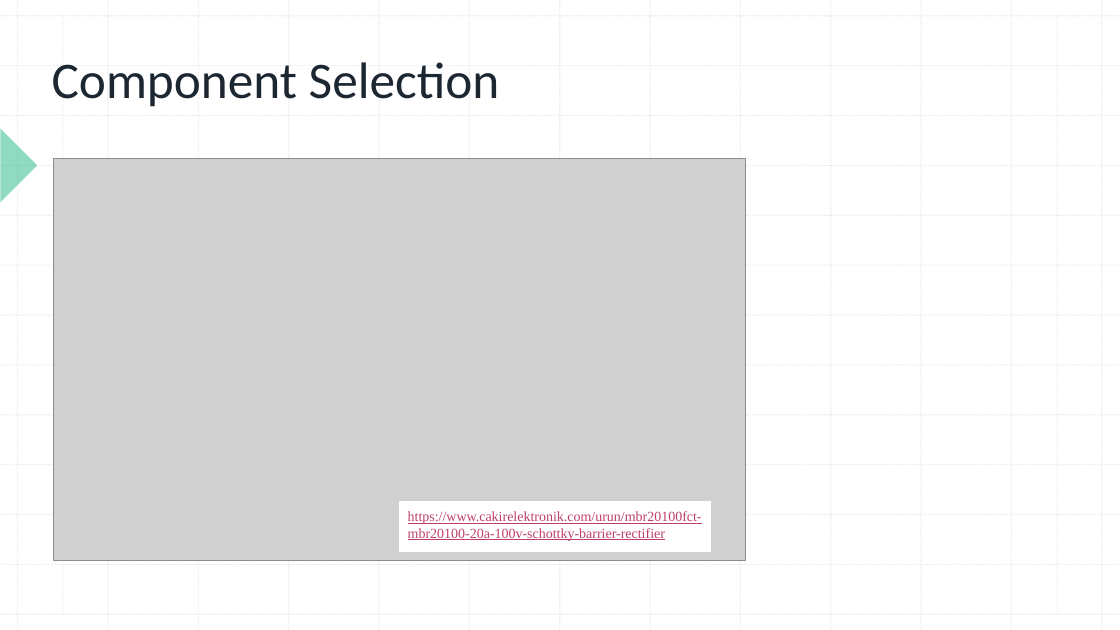
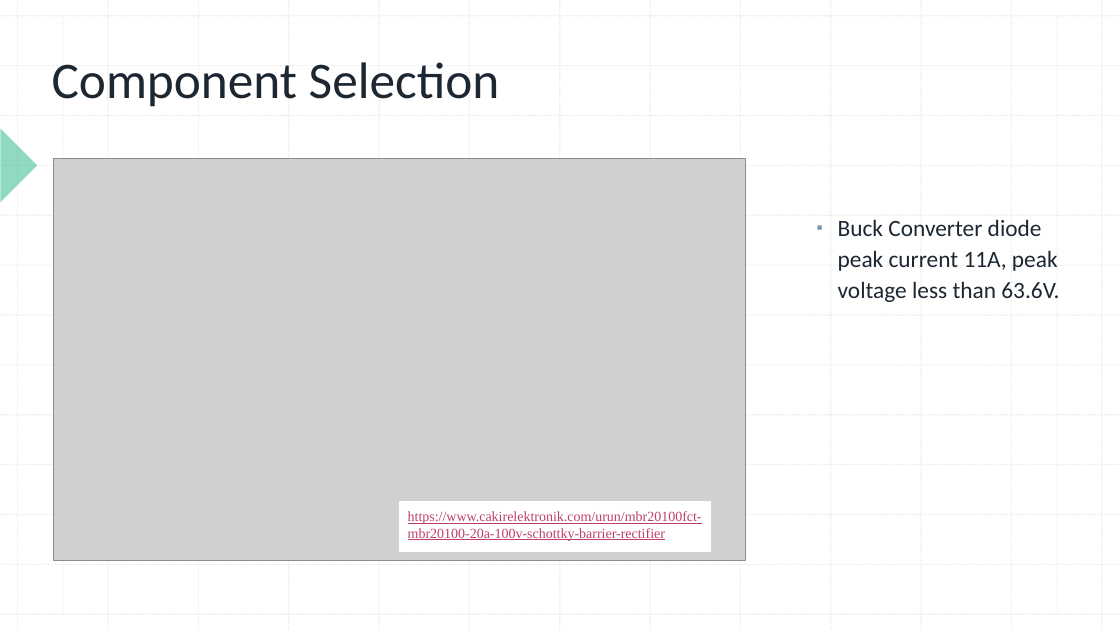
Before and after one commit to ozgurselenozge/EE463-Hardware-Project, a slide deck: slide 9 of Term Project/463 Project Presentation.pptx (slide 8 before the commit). Drawn at 1120x630 pixels with LibreOffice and Linux fonts; fonts in the diff are those of the drawing; grey boxes stand for pictures. Boxes give left, top, right and bottom in pixels: in the first picture for what was removed or moved away, otherwise in the second. Text is boxed around its words. In the diff, an @@ line names an element or a change of style, - is before the commit and + after.

```diff
--- a/Term Project/463 Project Presentation.pptx
+++ b/Term Project/463 Project Presentation.pptx
@@ text added at (838, 219, 1059, 302), 20 pt, text #1C2732 @@
+▪ Buck Converter diode peak current 11A, peak voltage less than 63.6V.
```
Also in this commit, not shown: 3 other slides changed, 4 slides added.
